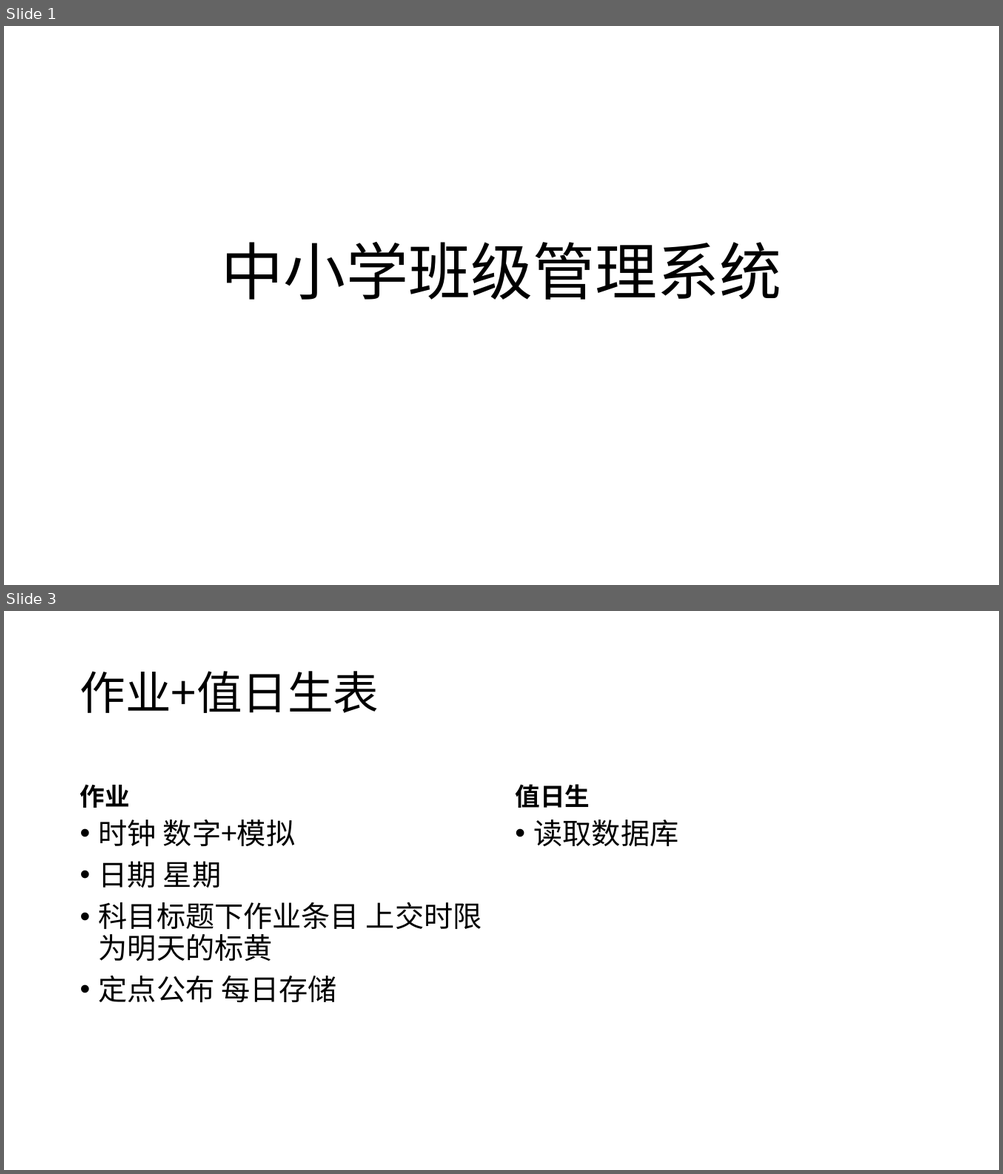
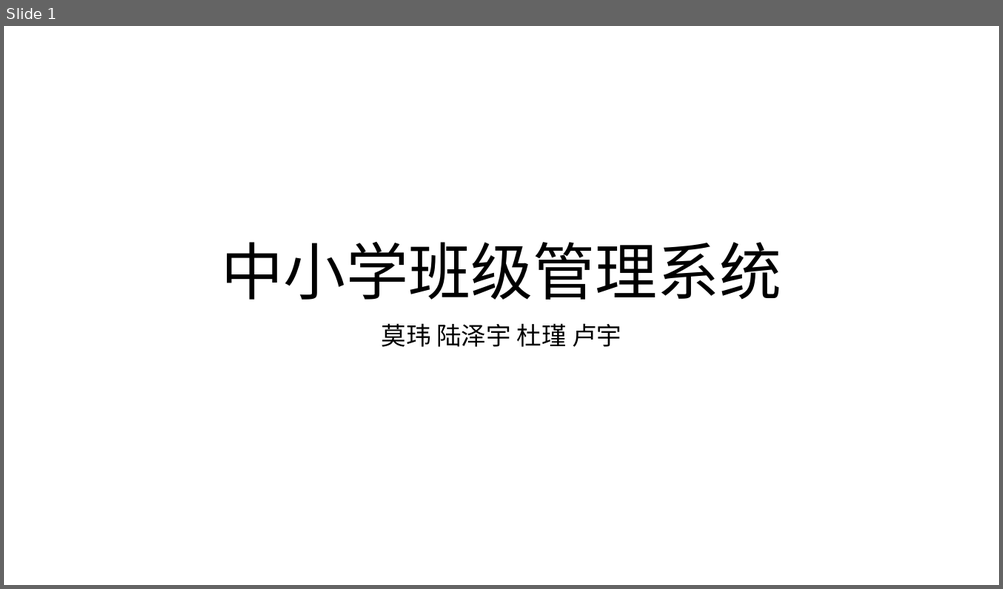
Before and after one commit to ALongTail/Class-Managing-System, a slide deck: 大作业/中小学班级管理系统.pptx. Shown one above the other, each under a label of ours: slides 1 and 3 before the commit, slide 1 after it; the slides between them are not shown. The pictures are 1003x1174 and 1003x589 pixels, drawn with LibreOffice and Linux fonts; fonts in the diff are those of the drawing; background and template pictures are left out. Boxes give left, top, right and bottom in pixels: in the first picture for what was removed or moved away, otherwise in the second. Text is boxed around its words. In the diff, an @@ line names an element or a change of style, - is before the commit and + after.

```diff
--- a/大作业/中小学班级管理系统.pptx
+++ b/大作业/中小学班级管理系统.pptx
@@ slide 3 removed at box(4, 611, 999, 1170), background #FFFFFF @@
@@ title removed at box(80, 671, 379, 713) @@
-作业+值日生表
@@ text removed at box(80, 784, 130, 808) @@
-作业
@@ text removed at box(515, 784, 589, 808) @@
-值日生
@@ text removed at box(99, 820, 482, 1003) @@
-• 时钟 数字+模拟
-• 日期 星期
-• 科目标题下作业条目 上交时限为明天的标黄
-• 定点公布 每日存储
@@ text removed at box(534, 820, 679, 847) @@
-• 读取数据库
@@ slide 1 changed as well @@
@@ subtitle added at box(381, 323, 621, 347), 24 pt, text #000000 @@
+莫玮 陆泽宇 杜瑾 卢宇
```
Also in this commit, not shown: 2 other slides changed, 5 slides added, 2 other slides removed, 4 other files.
